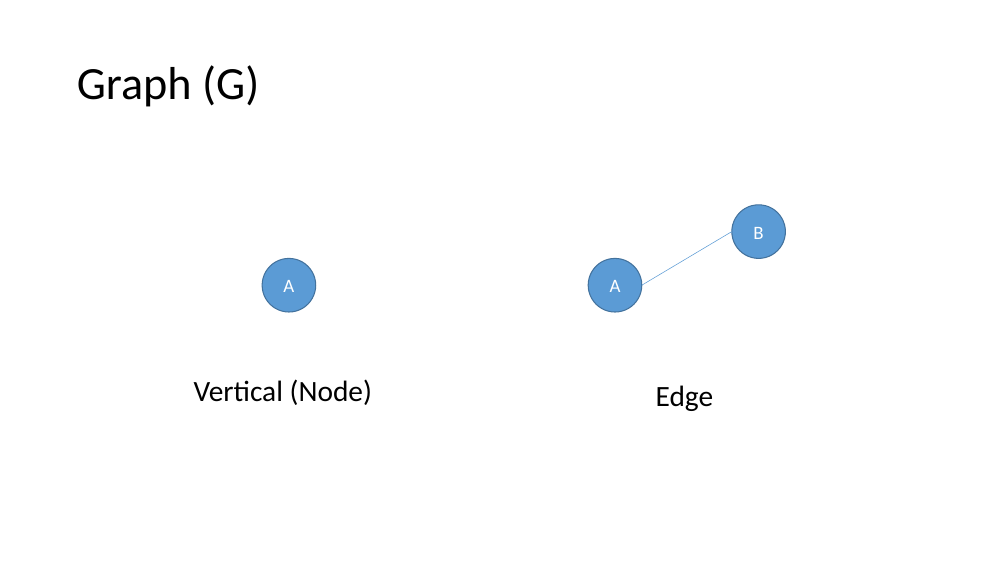
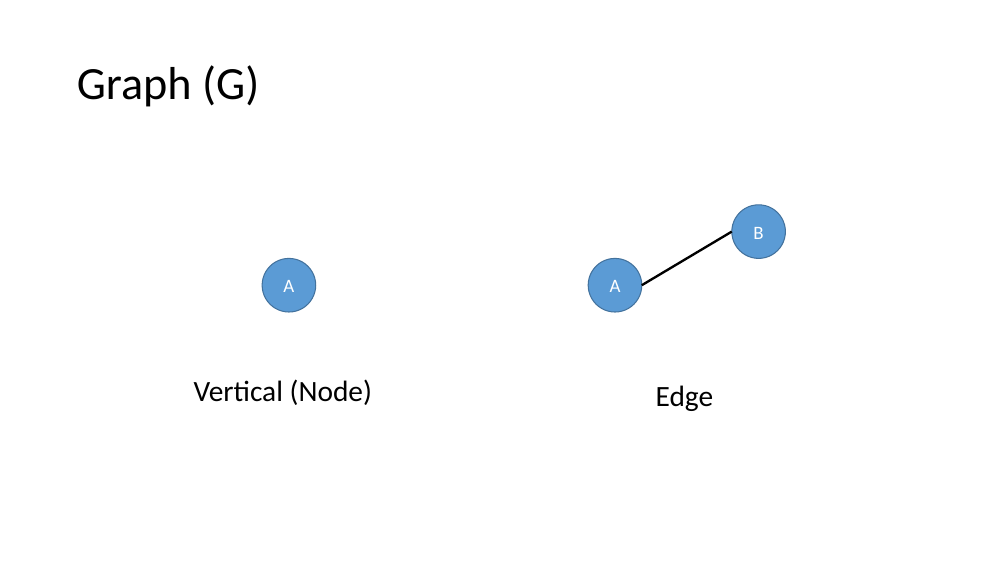
Before and after one commit to nguyenduyhanlam/Probabilistic_Graphical_Models, a slide deck: slide 4 of NguyenDuyHanLam_196005004/baocao.pptx. Drawn at 1008x567 pixels with LibreOffice and Linux fonts; fonts in the diff are those of the drawing. Boxes give left, top, right and bottom in pixels: in the first picture for what was removed or moved away, otherwise in the second. Text is boxed around its words. In the diff, an @@ line names an element or a change of style, - is before the commit and + after.

```diff
--- a/NguyenDuyHanLam_196005004/baocao.pptx
+++ b/NguyenDuyHanLam_196005004/baocao.pptx
@@ line (642, 285) - (732, 231): stroke #5B9BD5 0.5 pt to #000000 2.25 pt @@
```
Also in this commit, not shown: 1 other slide changed, 5 slides added, 1 slide removed.
